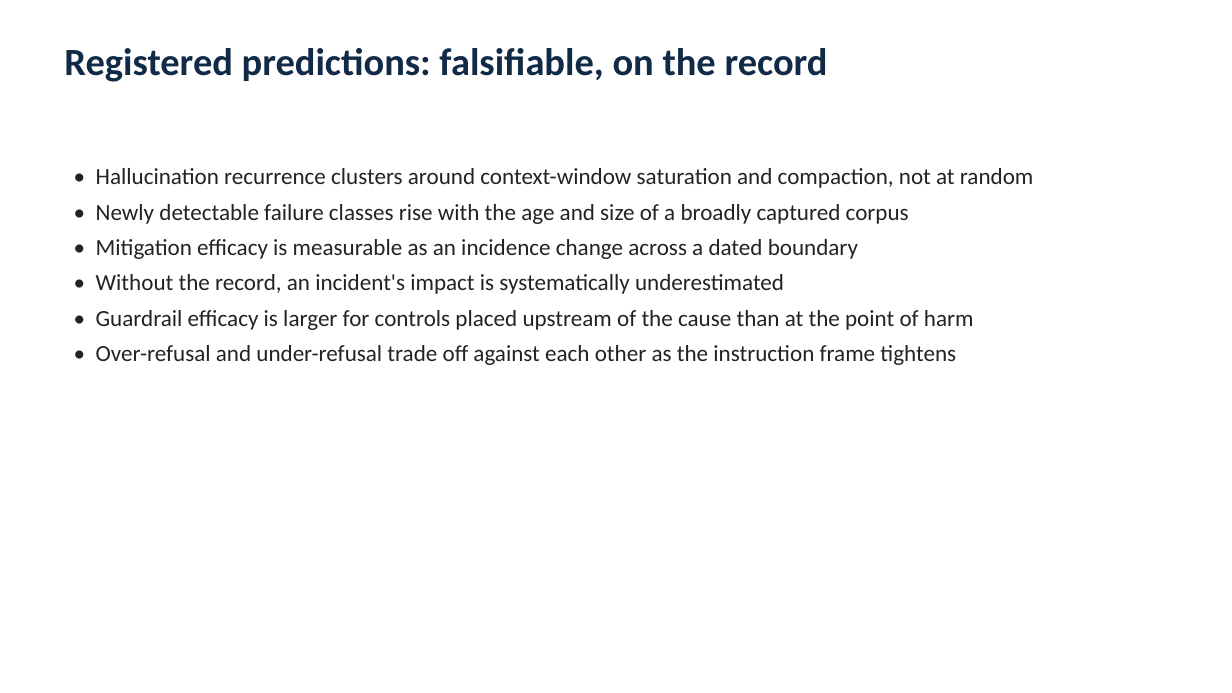
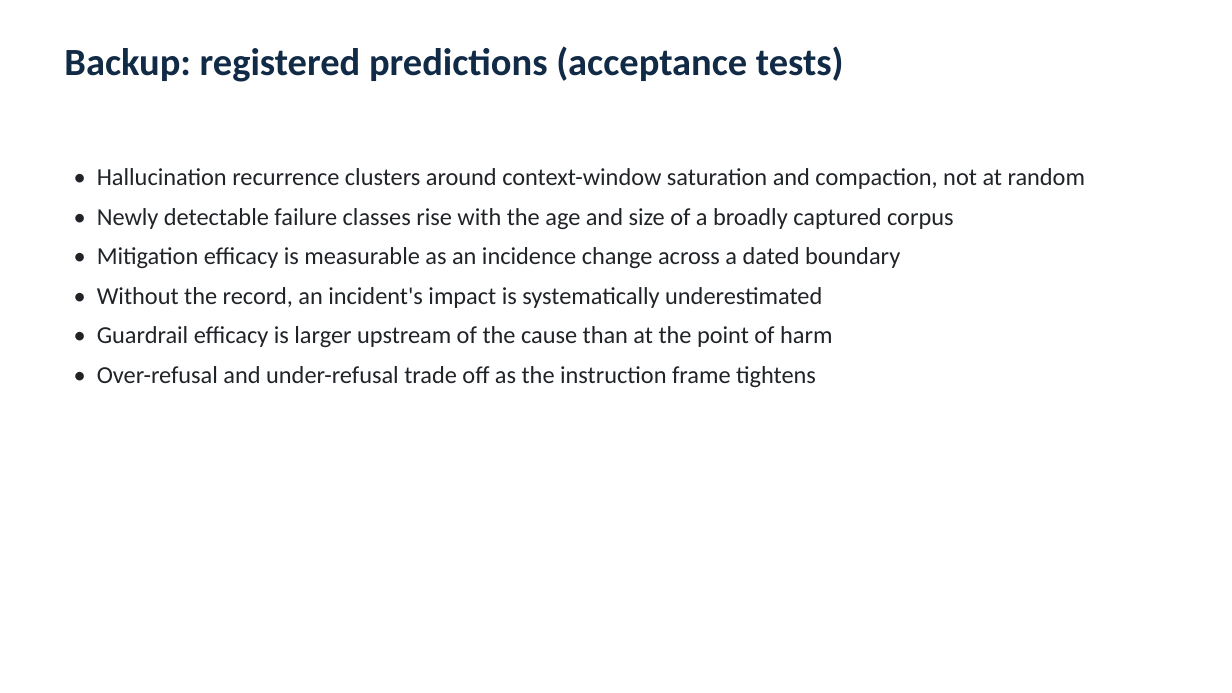
Before and after one commit to yj07538Johnny/Johnny_AI_ML_LLM_experiments_2024, a slide deck: slide 14 of papers/ai-metadata-session-data-repository/AI_Metadata_Repository_Briefing.pptx (slide 22 before the commit). Drawn at 1232x693 pixels with LibreOffice and Linux fonts; fonts in the diff are those of the drawing. Boxes give left, top, right and bottom in pixels: in the first picture for what was removed or moved away, otherwise in the second. Text is boxed around its words. In the diff, an @@ line names an element or a change of style, - is before the commit and + after.

```diff
--- a/papers/ai-metadata-session-data-repository/AI_Metadata_Repository_Briefing.pptx
+++ b/papers/ai-metadata-session-data-repository/AI_Metadata_Repository_Briefing.pptx
@@ text at [64, 46, 844, 82]: text changed @@
-Registered predictions: falsifiable, on the record
+Backup: registered predictions (acceptance tests)
@@ text at [97, 168, 1085, 308]: size 18 to 19 pt in "• Hallucination recurrence clusters around context-window sa ...", "• Newly detectable failure classes rise with ...", "• Mitigation efficacy is measurable as an ...", "• Without the record, an incident's impact ..."; more space between paragraphs @@
@@ text at [97, 326, 832, 387]: text changed; size 18 to 19 pt @@
-• Guardrail efficacy is larger for controls placed upstream of the cause than at the point of harm
-• Over-refusal and under-refusal trade off against each other as the instruction frame tightens
+• Guardrail efficacy is larger upstream of the cause than at the point of harm
+• Over-refusal and under-refusal trade off as the instruction frame tightens
```
Also in this commit, not shown: 11 other slides changed, 2 slides added, 12 slides removed, 1 other file.
